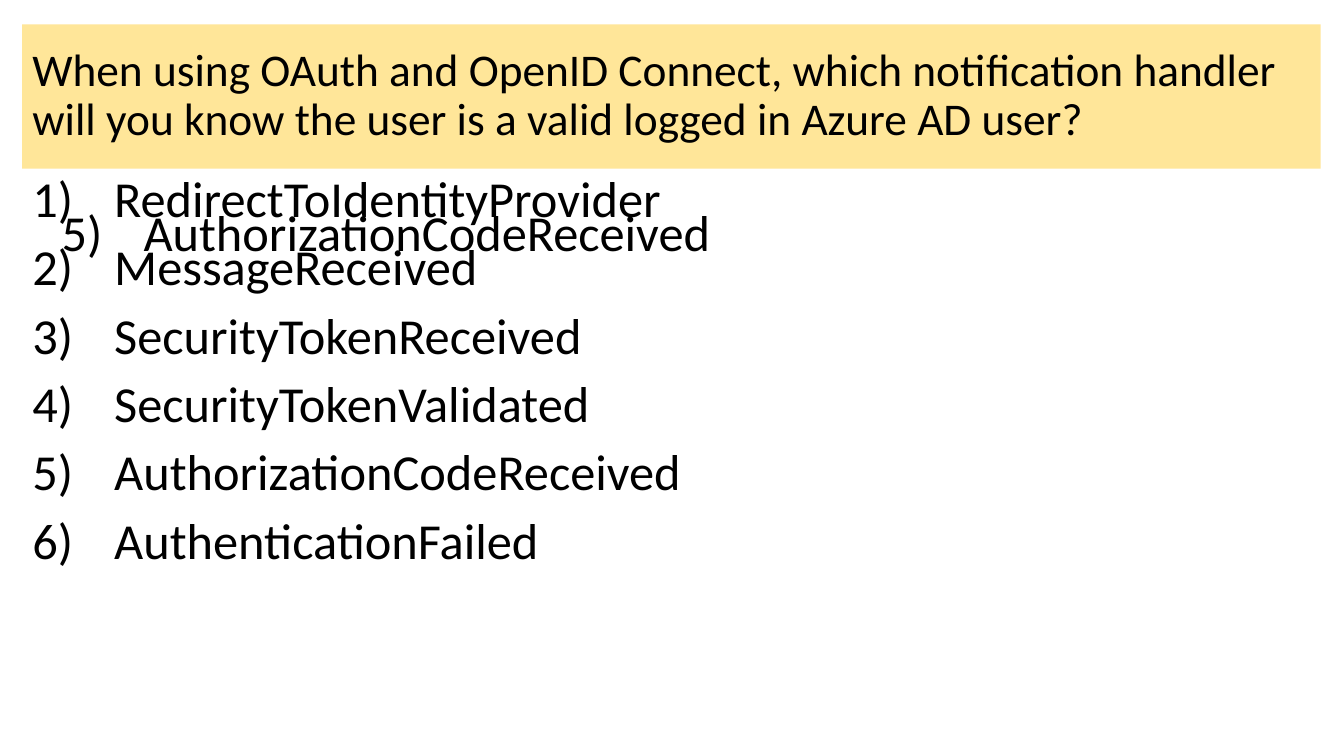
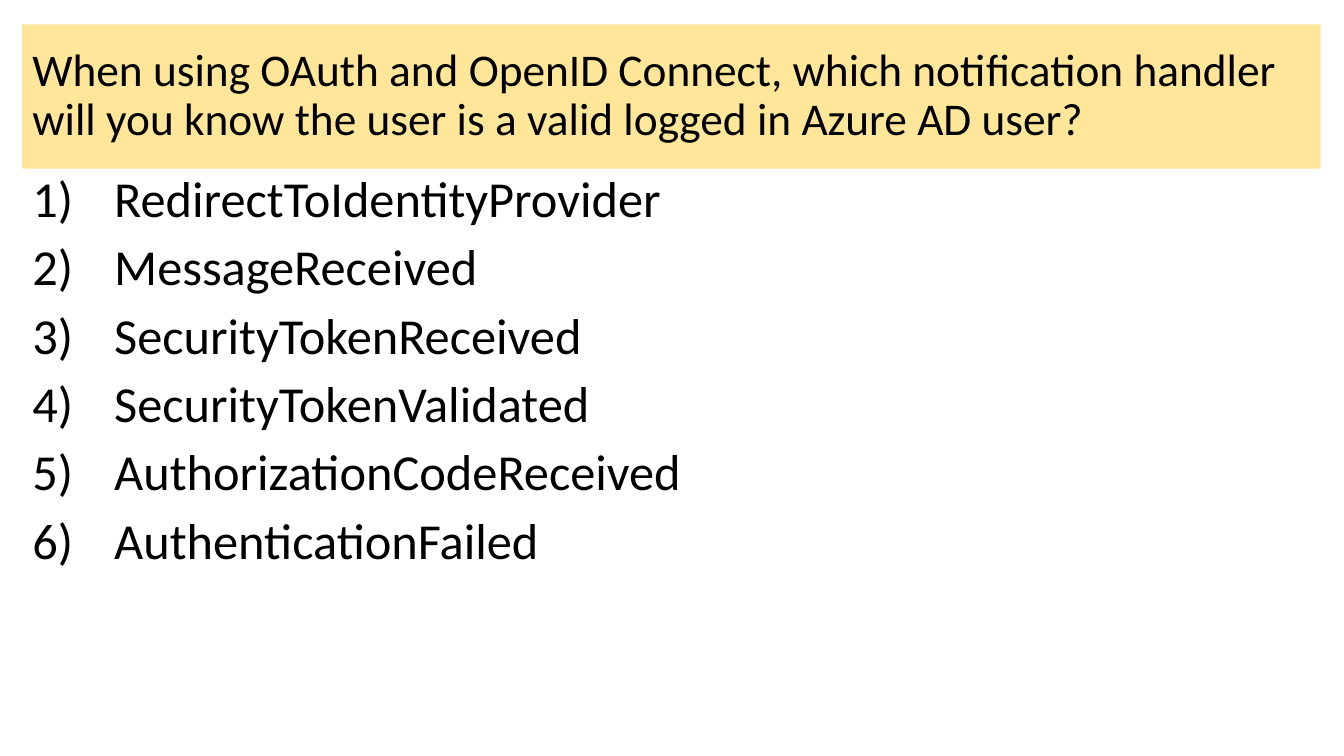
Before and after one commit to dstolts/70-534, a slide deck: slide 18 of Presentations/70-534-Combined-SecuritySlides.pptx (slide 16 before the commit). Drawn at 1344x756 pixels with LibreOffice and Linux fonts; fonts in the diff are those of the drawing. Boxes give left, top, right and bottom in pixels: in the first picture for what was removed or moved away, otherwise in the second. Text is boxed around its words. In the diff, an @@ line names an element or a change of style, - is before the commit and + after.

```diff
--- a/Presentations/70-534-Combined-SecuritySlides.pptx
+++ b/Presentations/70-534-Combined-SecuritySlides.pptx
@@ text removed at [144, 210, 710, 263] @@
-5) AuthorizationCodeReceived
```
Also in this commit, not shown: 5 other slides changed, 4 slides added.
